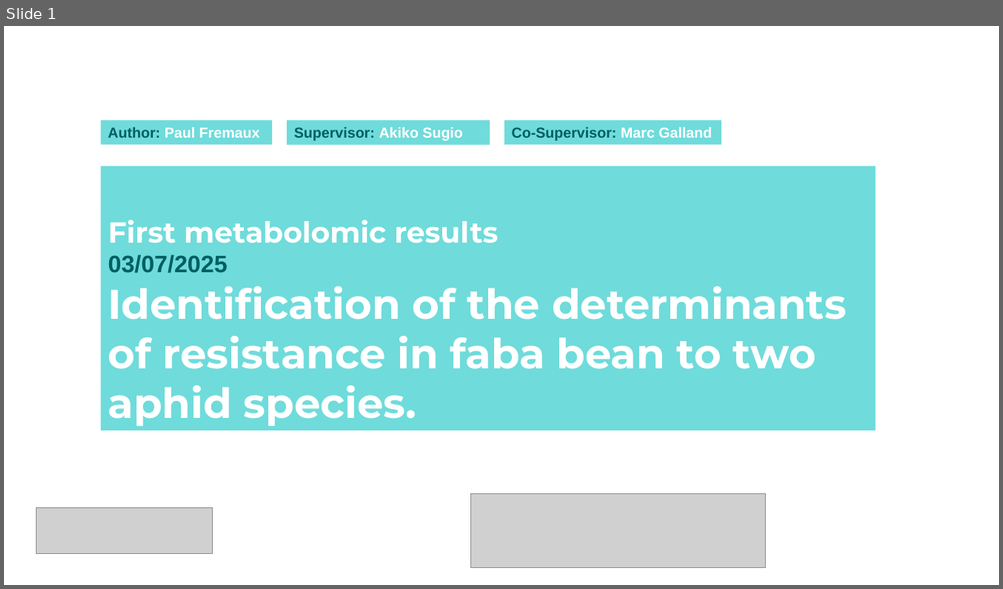
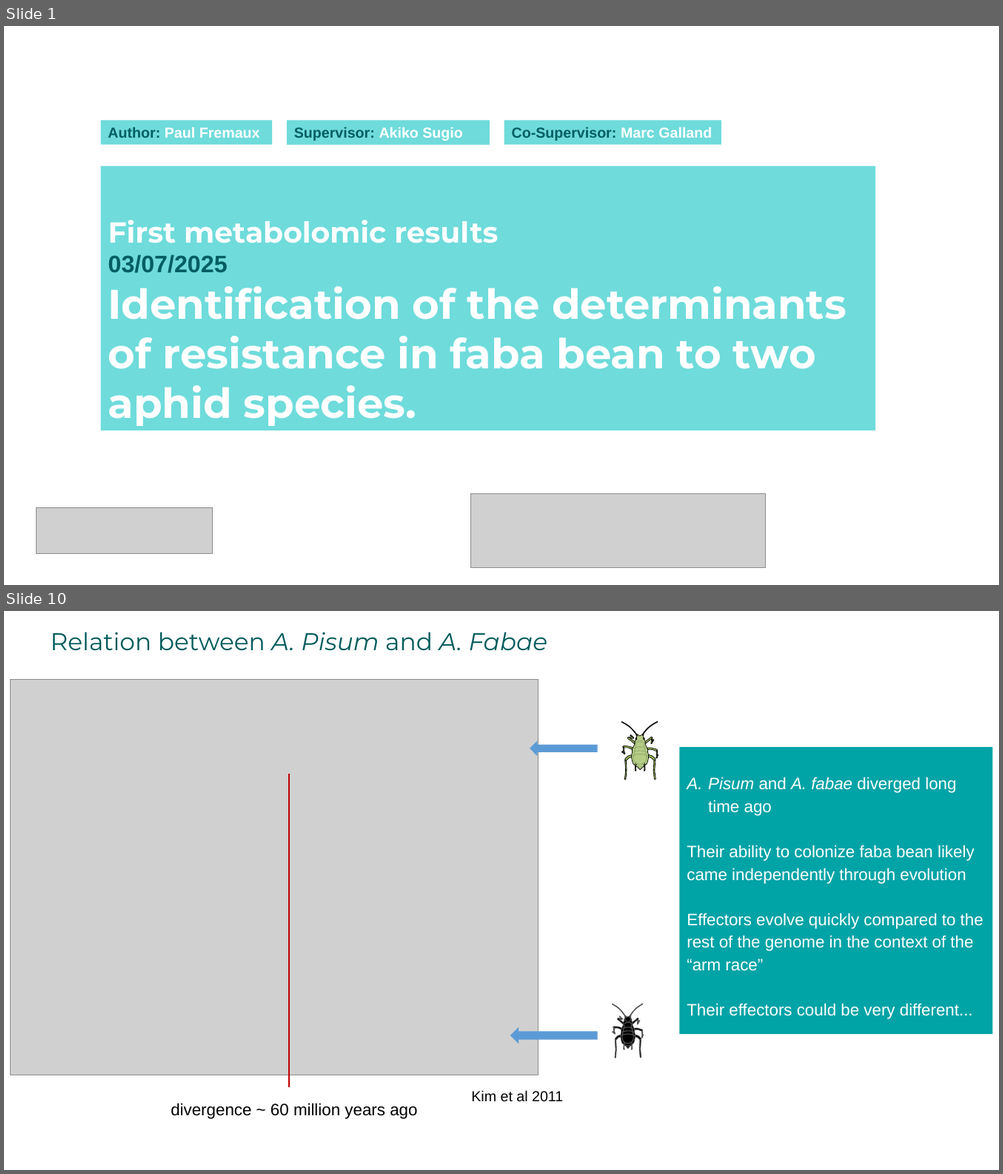
Before and after one commit to igepp-egi/faba_specifics, a slide deck: M01-metabolomic-analysis/untargeted_metabolomic/presentation metabo.pptx. Shown one above the other, each under a label of ours: slide 1 before the commit, slides 1 and 10 after it; the slides between them are not shown. The pictures are 1003x589 and 1003x1174 pixels, drawn with LibreOffice and Linux fonts; fonts in the diff are those of the drawing; grey boxes stand for pictures; background and template pictures are left out. Boxes give left, top, right and bottom in pixels: in the first picture for what was removed or moved away, otherwise in the second. Text is boxed around its words. In the diff, an @@ line names an element or a change of style, - is before the commit and + after.

```diff
--- a/M01-metabolomic-analysis/untargeted_metabolomic/presentation metabo.pptx
+++ b/M01-metabolomic-analysis/untargeted_metabolomic/presentation metabo.pptx
@@ slide 10 added at (4,611,999,1170), background #FFFFFF @@
@@ text added at (51,632,548,650), 23.4 pt, text #005A5C @@
+Relation between A. Pisum and A. Fabae
@@ group added at (10,680,659,1075): 78 freeform shapes, 2 left arrows, 1 picture @@
@@ rectangle added at (679,747,993,1034), fill #00A3A6, 16 pt, text #FFFFFF @@
+A. Pisum and A. fabae diverged long time ago
+Their ability to colonize faba bean likely came independently through evolution
+Effectors evolve quickly compared to the rest of the genome in the context of the “arm race”
+Their effectors could be very different...
@@ text added at (279,781,346,800), 18 pt, text #000000 @@
+evolution A.pisum A. fabae
@@ line added from (289, 775) to (289, 1088), #C00000 1.5 pt @@
@@ text added at (471,1091,563,1102), 14 pt, text #000000 @@
+Kim et al 2011
@@ text added at (170,1103,417,1119), 16 pt, text #000000 @@
+divergence ~ 60 million years ago
```
Also in this commit, not shown: 22 slides changed, 18 other slides added, 7 slides removed, 1 other file.
